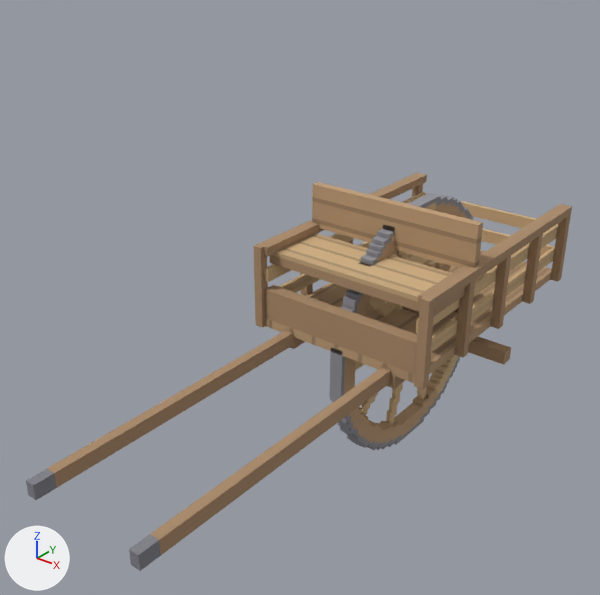
What one commit did to the glTF model godot/assets/props.glb.
Before and after are seen from a camera (50 mm lens) standing at (2.13, -3.68, 2.21) and looking at (-0.14, -0.85, 0.46). Arrows for +X, +Y and +Z are at lower left; the lights stay in place. The first picture is the older version.

The first picture shows 'prop_cart_body', 'prop_cart_rim' and 2 more.
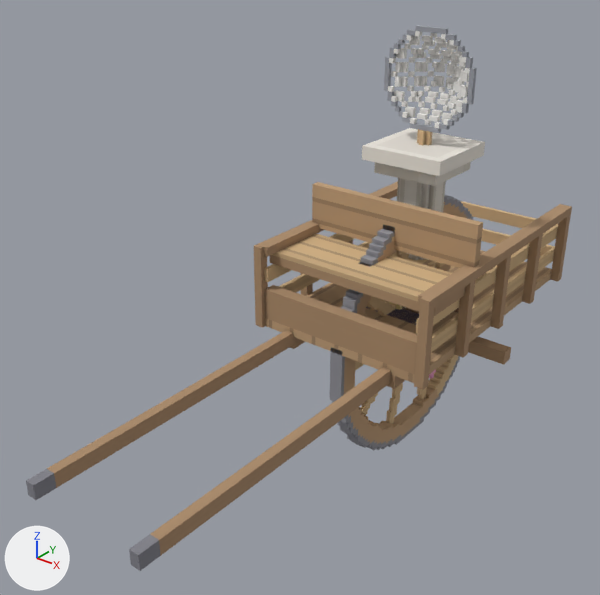
Patch to the scene script:
```diff
--- a/godot/assets/props.glb.py
+++ b/godot/assets/props.glb.py
@@ me_prop_net @@
+me_prop_net.from_pydata(...)  # 1020 vertices, 2108 faces; spans x -0.25..0.25, y -0.04..0.23, z -0.02..1.63
+me_prop_net.materials.append(mat_voxel)
@@ me_prop_stand @@
+me_prop_stand.from_pydata(...)  # 402 vertices, 612 faces; spans x -0.228..0.228, y -0.228..0.228, z 0.0..1.056
+me_prop_stand.materials.append(mat_voxel)
@@ me_prop_ledger @@
+me_prop_ledger.from_pydata(...)  # 202 vertices, 306 faces; spans x -0.228..0.228, y -0.3..0.3, z 0.0..0.216
+me_prop_ledger.materials.append(mat_voxel)
@@ ob_prop_net @@
+ob_prop_net = bpy.data.objects.new('prop_net', me_prop_net)
+ob_prop_net.location = (0.0, 0.0, 0.0)
@@ ob_prop_stand @@
+ob_prop_stand = bpy.data.objects.new('prop_stand', me_prop_stand)
+ob_prop_stand.location = (0.0, 0.0, 0.0)
@@ ob_prop_ledger @@
+ob_prop_ledger = bpy.data.objects.new('prop_ledger', me_prop_ledger)
+ob_prop_ledger.location = (0.0, 0.0, 0.0)
```

Changed parts and their boxes (x1, y1, x2, y2) in the pictures (600 x 595 px):
'prop_net', added
    after: (384, 25, 477, 146)
'prop_stand', added
    after: (362, 128, 485, 260)
'prop_ledger', added (mostly hidden)
    after: (366, 307, 419, 325)
